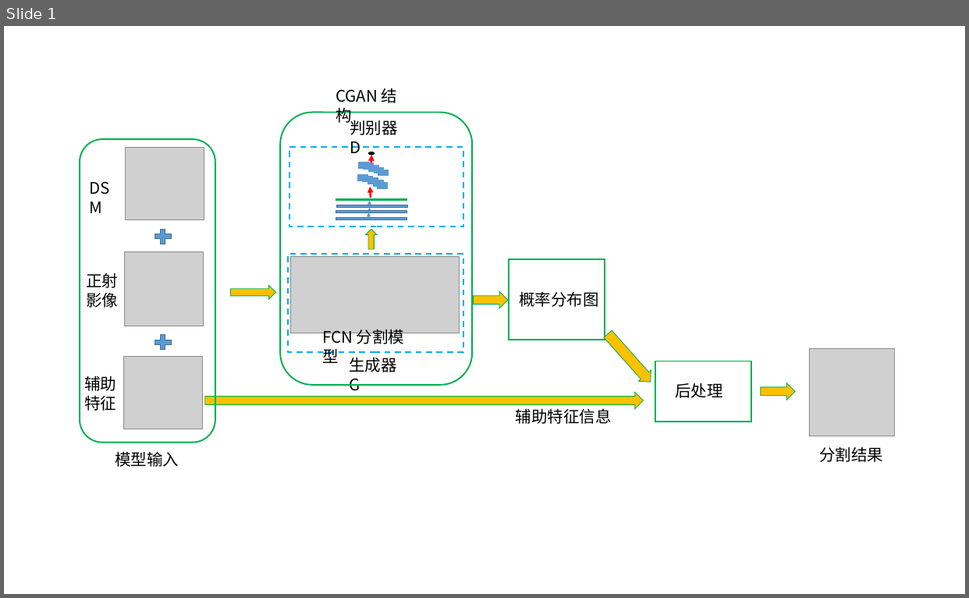
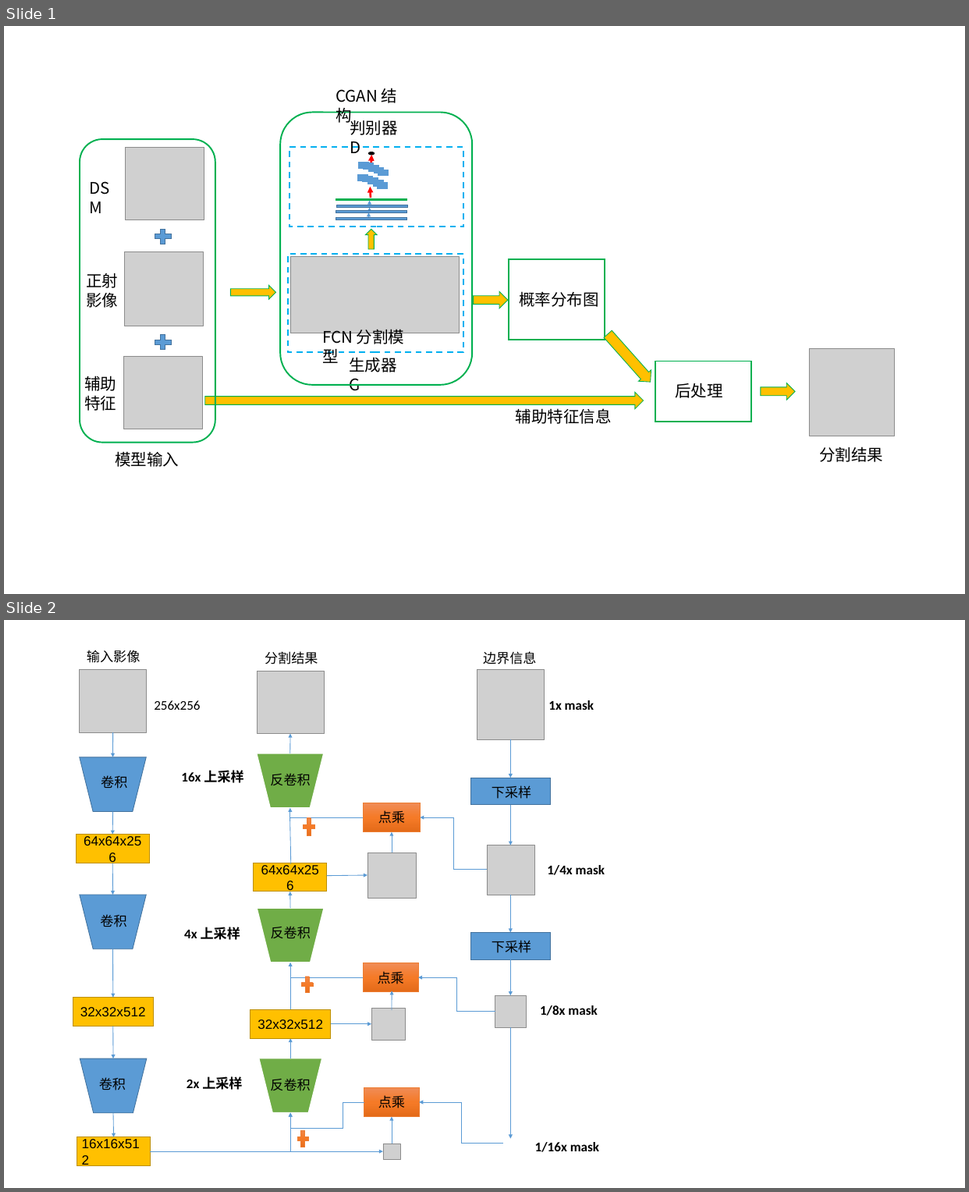
Before and after one commit to taojt/thesis, a slide deck: figures/画图2.pptx. Shown one above the other, each under a label of ours: slide 1 before the commit, slides 1 and 2 after it. The pictures are 969x598 and 969x1192 pixels, drawn with LibreOffice and Linux fonts; fonts in the diff are those of the drawing; grey boxes stand for pictures; background and template pictures are left out. Boxes give left, top, right and bottom in pixels: in the first picture for what was removed or moved away, otherwise in the second. Text is boxed around its words. In the diff, an @@ line names an element or a change of style, - is before the commit and + after.

```diff
--- a/figures/画图2.pptx
+++ b/figures/画图2.pptx
@@ slide 2 added at (4, 620, 965, 1188), background #FFFFFF @@
@@ group added at (73, 650, 605, 1165): 20 arrows, 19 texts, 10 rectangles, 8 pictures, 7 elbow arrows, 6 trapezoids, 3 plus signs, 2 lines @@
+64x64x256
+32x32x512
+16x16x512
+卷积
+卷积
+卷积
+反卷积
+反卷积
+反卷积
+256x256
+32x32x512
+64x64x256
+分割结果
+2x 上采样
+4x 上采样
+边界信息
+16x 上采样
+下采样
+1/4x mask
+1/8x mask
+点乘
+点乘
+1x mask
+下采样
+输入影像
+1/16x mask
+点乘
```
Also in this commit, not shown: 1 other slide added, 31 other files.
